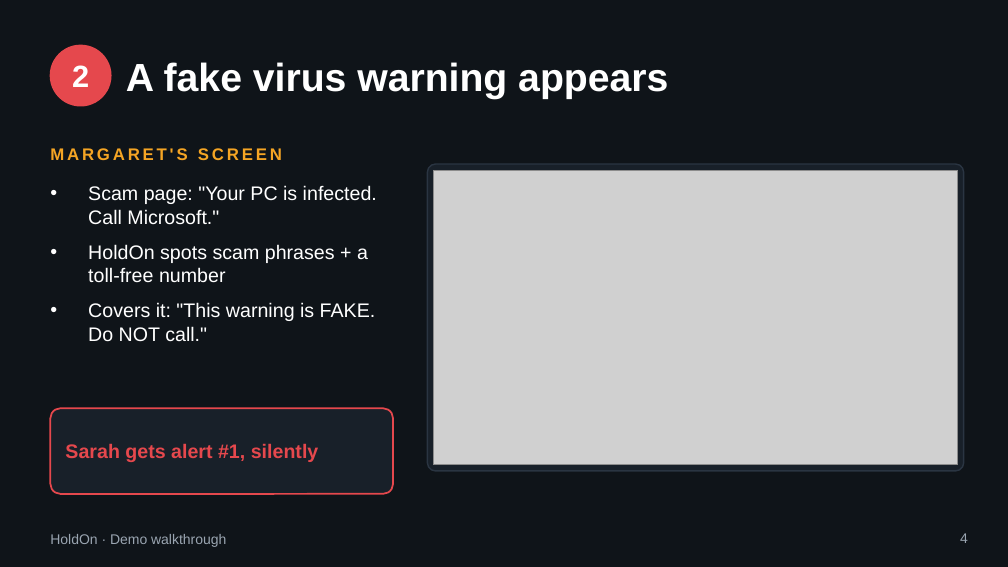
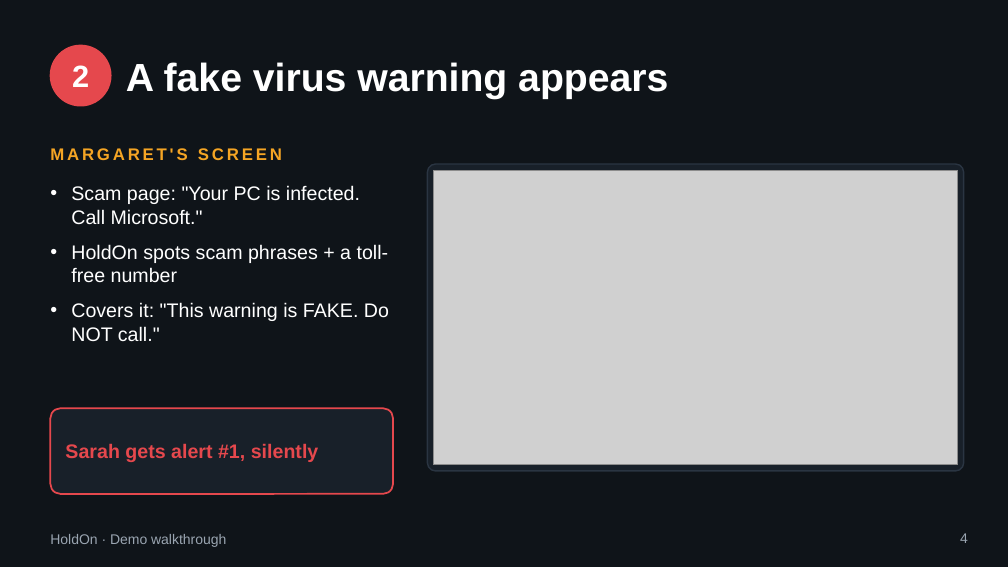
Before and after one commit to nidhishrajan/holdon, a slide deck: slide 4 of pitch/HoldOn-demo-walkthrough.pptx. Drawn at 1008x567 pixels with LibreOffice and Linux fonts; fonts in the diff are those of the drawing; grey boxes stand for pictures. Boxes give left, top, right and bottom in pixels: in the first picture for what was removed or moved away, otherwise in the second. Text is boxed around its words. In the diff, an @@ line names an element or a change of style, - is before the commit and + after.

```diff
--- a/pitch/HoldOn-demo-walkthrough.pptx
+++ b/pitch/HoldOn-demo-walkthrough.pptx
@@ text "Scam page: "Your PC is ..." at box(71, 185, 389, 342): indent changed @@
```
Also in this commit, not shown: 8 other slides changed, 2 other files.
